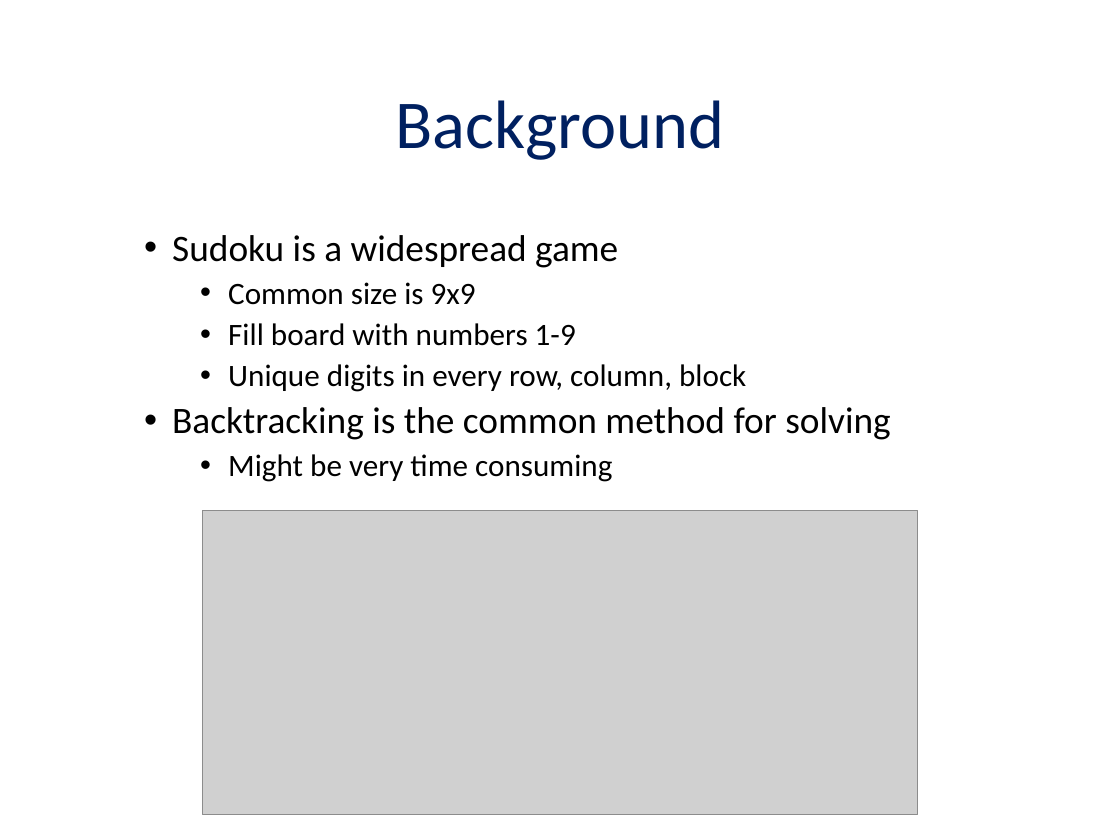
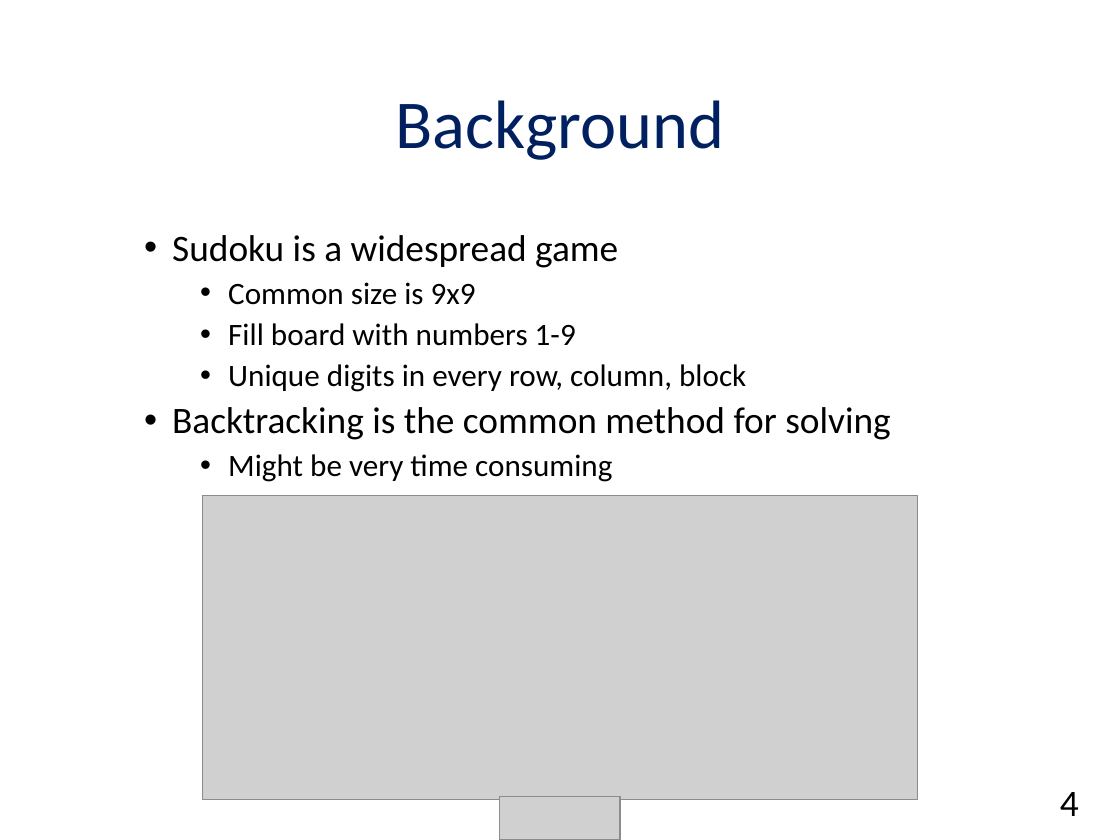
Before and after one commit to chendudai/Sudoku, a slide deck: slide 4 of Presentation/final_presentation.pptx. Drawn at 1120x840 pixels with LibreOffice and Linux fonts; fonts in the diff are those of the drawing; grey boxes stand for pictures. Boxes give left, top, right and bottom in pixels: in the first picture for what was removed or moved away, otherwise in the second. Text is boxed around its words. In the diff, an @@ line names an element or a change of style, - is before the commit and + after.

```diff
--- a/Presentation/final_presentation.pptx
+++ b/Presentation/final_presentation.pptx
@@ picture: place and size @@
-picture at box(203, 511, 918, 815)
+picture at box(203, 495, 918, 800)
@@ picture added at box(500, 796, 619, 840) @@
@@ text added at box(1060, 792, 1079, 816), 24 pt, text #000000 @@
+4
```
Also in this commit, not shown: 17 other slides changed.
